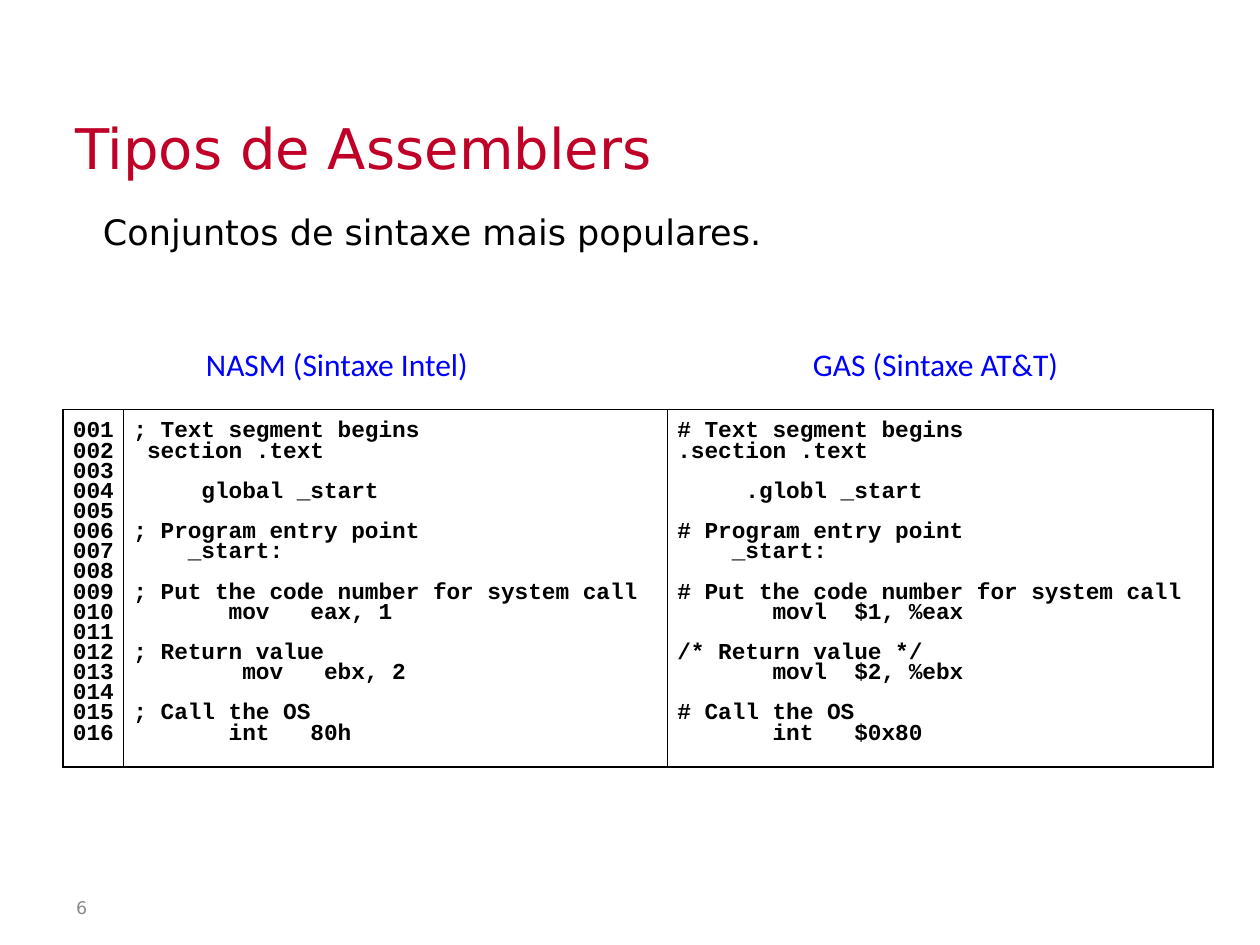
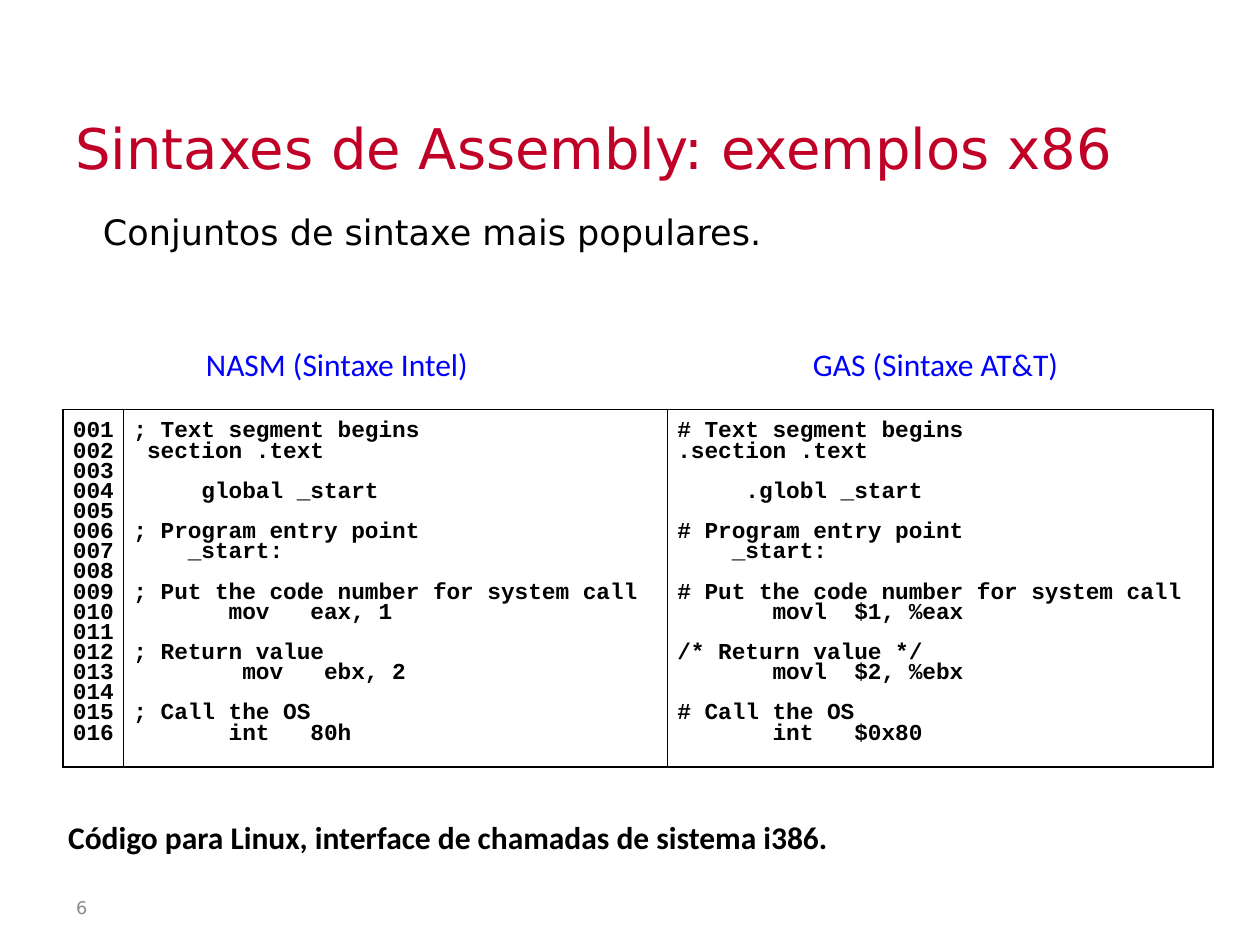
Before and after one commit to Insper/bits-e-proc, a slide deck: slide 6 of docs-src/slides/conteudoAssembler.pptx. Drawn at 1260x945 pixels with LibreOffice and Linux fonts; fonts in the diff are those of the drawing; background and template pictures are left out. Boxes give left, top, right and bottom in pixels: in the first picture for what was removed or moved away, otherwise in the second. Text is boxed around its words. In the diff, an @@ line names an element or a change of style, - is before the commit and + after.

Commit message:
atualizando aula de assembler

```diff
--- a/docs-src/slides/conteudoAssembler.pptx
+++ b/docs-src/slides/conteudoAssembler.pptx
@@ title at [75,126,1111,181]: text changed @@
-Tipos de Assemblers
+Sintaxes de Assembly: exemplos x86
@@ text added at [68,827,827,855], 18 pt, text #000000, bold @@
+Código para Linux, interface de chamadas de sistema i386.
```
Also in this commit, not shown: 14 other slides changed, 2 other files.
